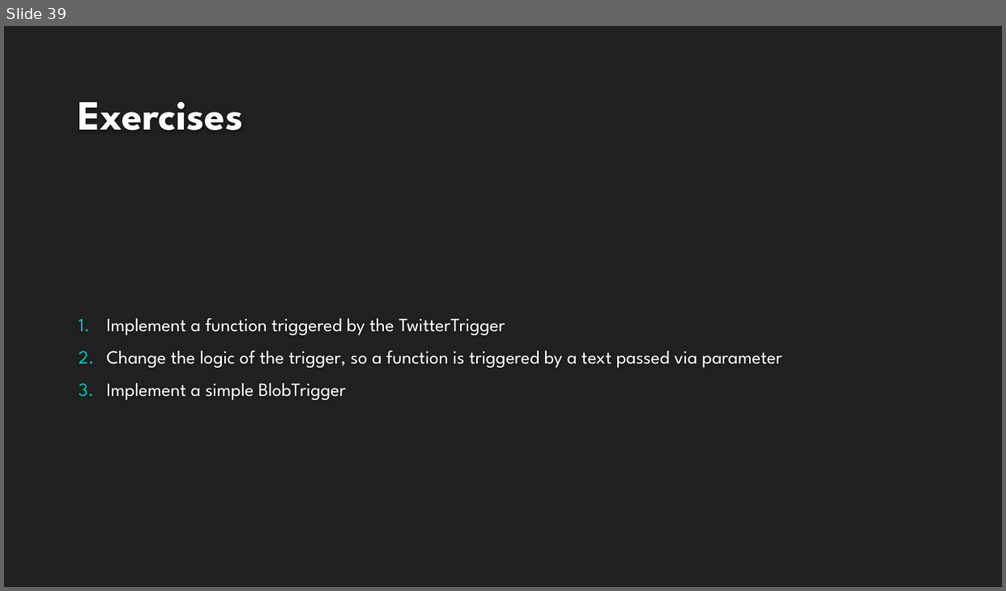
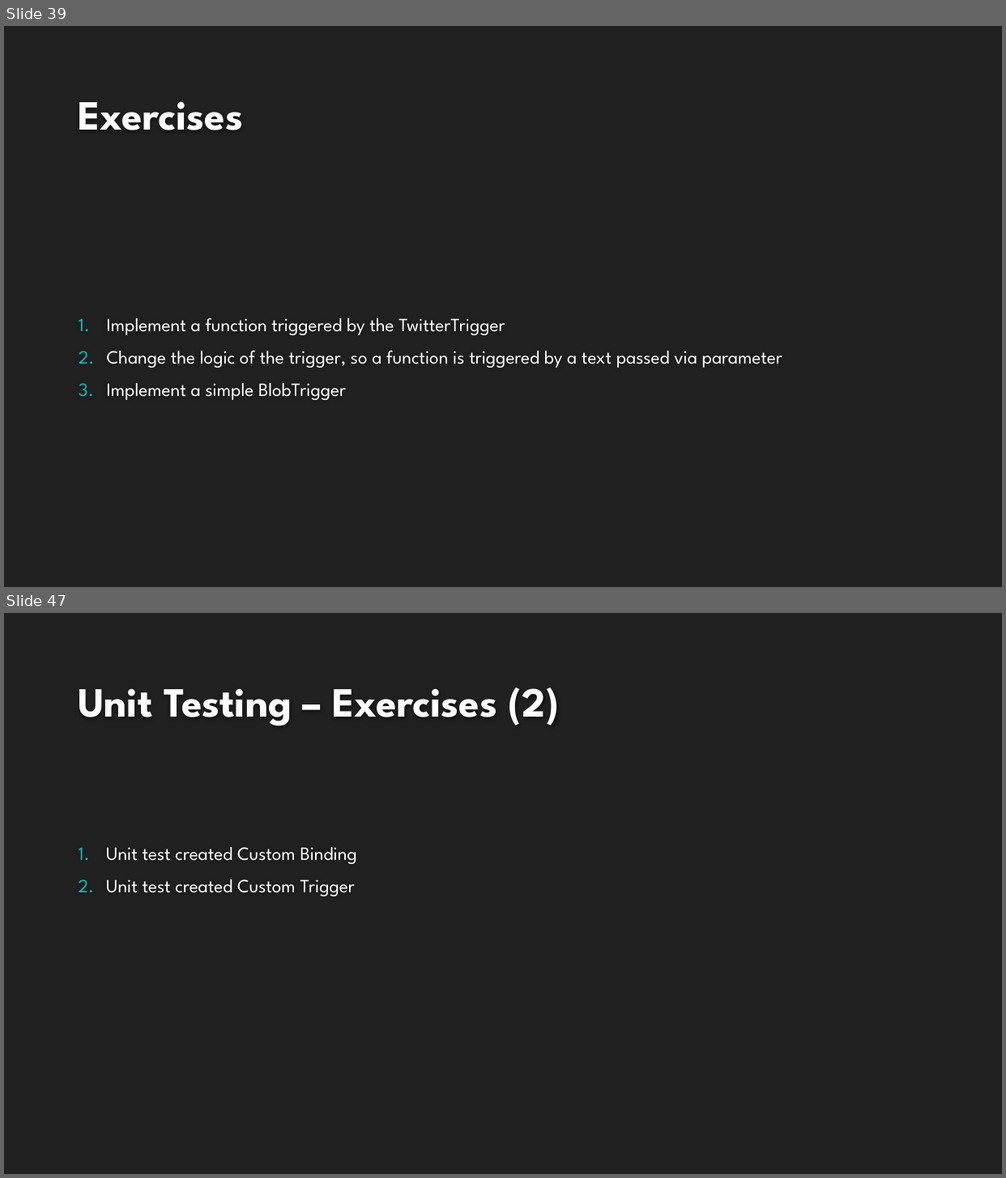
Before and after one commit to kamil-mrzyglod/Workshops, a slide deck: AzureDay2019/Developing services with Azure Functions.pptx. Shown one above the other, each under a label of ours: slide 39 before the commit, slides 39 and 47 after it; the slides between them are not shown. The pictures are 1006x591 and 1006x1178 pixels, drawn with LibreOffice and Linux fonts; fonts in the diff are those of the drawing; background and template pictures are left out. Boxes give left, top, right and bottom in pixels: in the first picture for what was removed or moved away, otherwise in the second. Text is boxed around its words. In the diff, an @@ line names an element or a change of style, - is before the commit and + after.

```diff
--- a/AzureDay2019/Developing services with Azure Functions.pptx
+++ b/AzureDay2019/Developing services with Azure Functions.pptx
@@ slide 47 added at <box>4,613,1002,1174</box>, background #212121 @@
@@ title added at <box>78,688,560,726</box>, 40 pt, text #FEFEFE, bold @@
+Unit Testing – Exercises (2)
@@ text added at <box>106,847,357,897</box>, 18 pt, text #FFFFFF @@
+1. Unit test created Custom Binding
+2. Unit test created Custom Trigger
```
Also in this commit, not shown: 1 slide changed, 23 other slides added.
